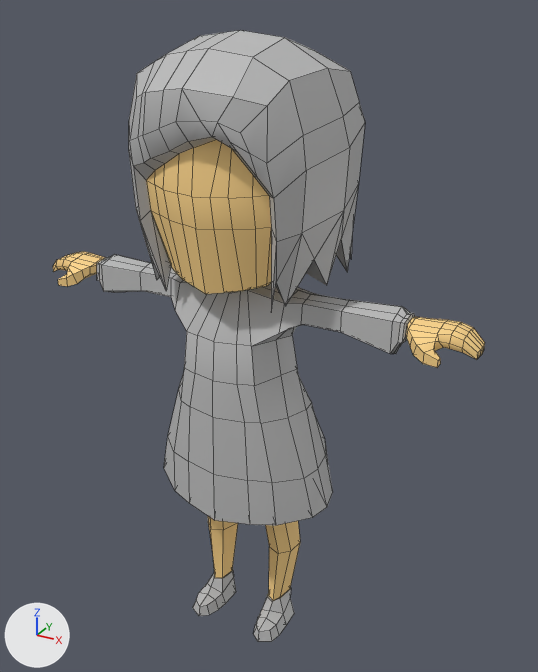
Two versions of the FBX model DX11Game/data/model/girl_motion.fbx, one commit apart.
The view is the same before and after, from a camera (50 mm lens) standing at (-0.295, -0.831, 0.927) and looking at (-0.784, 0.057, 0.482). Lighting does not change. The marker at lower left points along +X, +Y and +Z. Mesh edges are drawn as thin lines. Where no turn or scale is listed for an object, it has been applied to the vertices.

Script lines for the objects in view, before the commit:
```python
me_mesh = bpy.data.meshes.new('Mesh')
me_mesh.from_pydata(...)  # 790 vertices, 821 faces; spans x -0.337..0.337, y -0.154..0.154, z -0.452..0.451
# faces by material slot: [517, 304]
me_mesh.materials.append(mat_lambert1)  # grey #bcbcbc
me_mesh.materials.append(mat_blinn1)  # beige #ffd78c
# before: 145 (0.0, -0.115, 0.139) at pixel (205, 294), 153 (0.0, -0.137, 0.27) at pixel (191, 196), 156 (0.0, -0.131, 0.23) at pixel (195, 228), 311 (0.034, -0.118, 0.339)
ob_girl1 = bpy.data.objects.new('girl1', me_mesh)
ob_girl1.location = (-0.8, 0.033, 0.452)
```
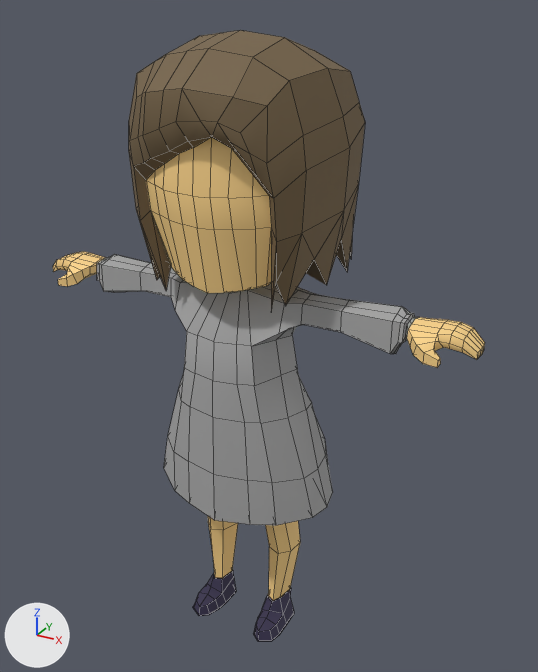
Commit message: 女の子のアニメーションを付与したモデルを更新

Where the newer file only moved an object's origin or applied its transform, the numbers keep the older frame.

Pixel boxes [x1, y1, x2, y2] of what changed, in the pictures (538 x 672 px; the box of a moved part takes in the faces that stretch with it):
part 1 of me_mesh, built on: [193, 569, 294, 642] in both
part 2 of me_mesh, moved or reshaped: before [177, 137, 232, 294]; after [177, 137, 232, 293]
part 3 of me_mesh, recoloured (grey to blue): [196, 584, 283, 632] in both
part 4 of me_mesh, recoloured: [97, 254, 415, 526] in both
part 5 of me_mesh, recoloured (grey to brown): [129, 30, 365, 312] in both
part 6 of me_mesh, recoloured: [406, 317, 419, 337] in both

What changed in the scene script:
```text
Add mat_blinn3:
    mat_blinn3 = principled_material('blinn3')
    mat_blinn3.base_color = (0.385, 0.385, 0.385)  # grey #a7a7a7
    mat_blinn3.roughness = 0.749
Add mat_blinn4:
    mat_blinn4 = principled_material('blinn4')
    mat_blinn4.base_color = (0.175, 0.121, 0.0601)  # brown #746245
    mat_blinn4.roughness = 0.749
Add mat_blinn2:
    mat_blinn2 = principled_material('blinn2')
    mat_blinn2.base_color = (0.198, 0.245, 0.296)  # blue #7b8894
    mat_blinn2.roughness = 0.749
Add mat_blinn5:
    mat_blinn5 = principled_material('blinn5')
    mat_blinn5.base_color = (0.0376, 0.0299, 0.0776)  # dark blue #37304f
    mat_blinn5.roughness = 0.749
Change me_mesh:
    used by ob_girl1; location = (-0.8, 0.033, 0.452)
    verts and faces of me_mesh; kept vertices keep their numbers, new ones are numbered from 790
    remove me_mesh.from_pydata(...)  # 790 vertices, 821 faces; spans x -0.337..0.337, y -0.154..0.154, z -0.452..0.451
    add me_mesh.from_pydata(...)  # 854 vertices, 885 faces; spans x -0.337..0.337, y -0.154..0.154, z -0.452..0.451
    me_mesh part 1
    56 faces are deleted
    64 vertices are added at x -0.08..0.08, y -0.085..0.016, z -0.452..-0.41
    120 new faces join them, mat_blinn5 (dark blue #37304f)
    me_mesh part 2
    add verts[145] = (0.0, -0.111, 0.139)  # moved, pixel (207, 293)
    add verts[153] = (0.0, -0.134, 0.27)  # moved, pixel (192, 196)
    add verts[156] = (0.0, -0.128, 0.23)  # moved, pixel (197, 228)
    add verts[311] = (0.023, -0.124, 0.339)  # moved, pixel (211, 137)
    me_mesh part 3: 8 faces spanning x -0.074..0.075, y -0.082..-0.032, z -0.434..-0.42 switch from mat_lambert1 (grey #bcbcbc) to mat_blinn5 (dark blue #37304f)
    me_mesh part 4: 233 faces spanning x -0.244..0.245, y -0.113..0.086, z -0.217..0.136 switch from mat_lambert1 (grey #bcbcbc) to mat_blinn3 (grey #a7a7a7)
    me_mesh part 5: 158 faces spanning x -0.15..0.15, y -0.154..0.154, z 0.12..0.451 switch from mat_lambert1 (grey #bcbcbc) to mat_blinn4 (brown #746145)
    me_mesh part 6: 9 faces spanning x 0.245..0.251, y -0.052..-0.005, z 0.102..0.123 switch from mat_blinn1 (beige #ffd78c) to mat_blinn3 (grey #a7a7a7)
    add me_mesh.materials.append(mat_blinn2)  # blue #7b8894
```
